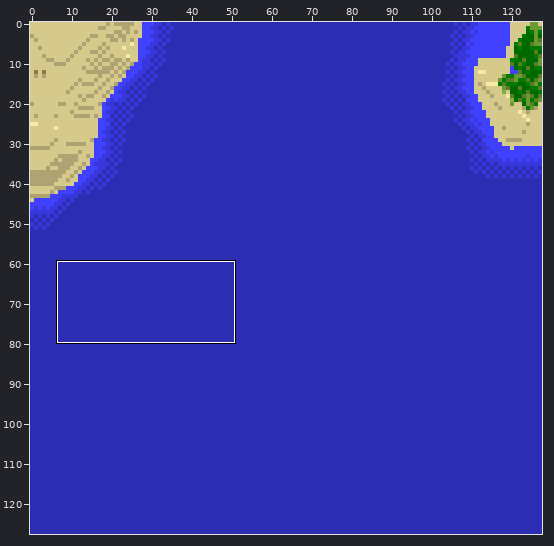
Sprite sheet: MCserver/map/img/tile.0.-7.33.png. Above: a wide view before the commit, with the close-up outlined.
Close-up. As it was:
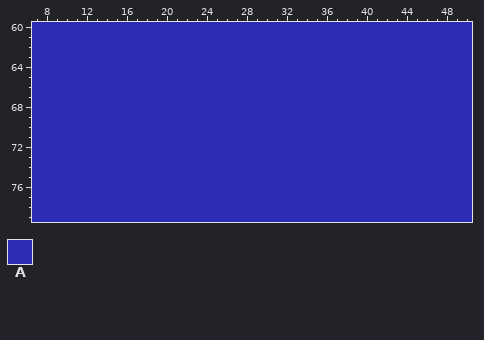
The file is 128x128 pixels. Colours within 5 levels of each other are drawn and written as one. Shown: x 7..50, y 60..79. The commit also changed other parts of the picture, which this record leaves out.
Palette (. is transparent): A #2d2db4
Pixels before, first column x 7:
60 AAAAAAAAAAAAAAAAAAAAAAAAAAAAAAAAAAAAAAAAAAAA
61 AAAAAAAAAAAAAAAAAAAAAAAAAAAAAAAAAAAAAAAAAAAA
62 AAAAAAAAAAAAAAAAAAAAAAAAAAAAAAAAAAAAAAAAAAAA
63 AAAAAAAAAAAAAAAAAAAAAAAAAAAAAAAAAAAAAAAAAAAA
64 AAAAAAAAAAAAAAAAAAAAAAAAAAAAAAAAAAAAAAAAAAAA
65 AAAAAAAAAAAAAAAAAAAAAAAAAAAAAAAAAAAAAAAAAAAA
66 AAAAAAAAAAAAAAAAAAAAAAAAAAAAAAAAAAAAAAAAAAAA
67 AAAAAAAAAAAAAAAAAAAAAAAAAAAAAAAAAAAAAAAAAAAA
68 AAAAAAAAAAAAAAAAAAAAAAAAAAAAAAAAAAAAAAAAAAAA
69 AAAAAAAAAAAAAAAAAAAAAAAAAAAAAAAAAAAAAAAAAAAA
70 AAAAAAAAAAAAAAAAAAAAAAAAAAAAAAAAAAAAAAAAAAAA
71 AAAAAAAAAAAAAAAAAAAAAAAAAAAAAAAAAAAAAAAAAAAA
72 AAAAAAAAAAAAAAAAAAAAAAAAAAAAAAAAAAAAAAAAAAAA
73 AAAAAAAAAAAAAAAAAAAAAAAAAAAAAAAAAAAAAAAAAAAA
74 AAAAAAAAAAAAAAAAAAAAAAAAAAAAAAAAAAAAAAAAAAAA
75 AAAAAAAAAAAAAAAAAAAAAAAAAAAAAAAAAAAAAAAAAAAA
76 AAAAAAAAAAAAAAAAAAAAAAAAAAAAAAAAAAAAAAAAAAAA
77 AAAAAAAAAAAAAAAAAAAAAAAAAAAAAAAAAAAAAAAAAAAA
78 AAAAAAAAAAAAAAAAAAAAAAAAAAAAAAAAAAAAAAAAAAAA
79 AAAAAAAAAAAAAAAAAAAAAAAAAAAAAAAAAAAAAAAAAAAA
Once edited:
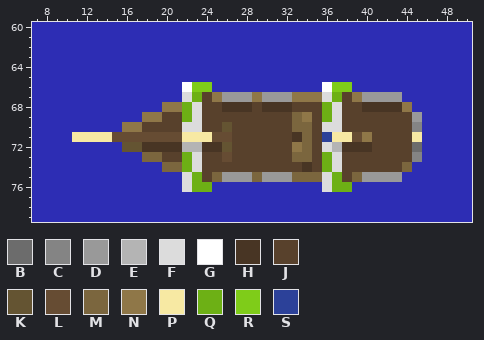
Colours new in this view: B #6c6c6c  C #848484  D #999999  E #b4b4b4  F #dcdcdc  G #ffffff  H #483524  J #58412c  K #645432  L #664c33  M #7b663e  N #8f7748  P #f7e9a3  Q #6db015  R #7fcc19  S #2c4199
Edits made:
{"y":66,"x":22,"old":"AAA","new":"GRR"}
{"y":66,"x":36,"old":"AAA","new":"GRR"}
{"y":67,"x":22,"old":"AAAAAAAAAAAAAAAAAAAAAA","new":"FQJNDDDNDDDNNNFQJNDDDD"}
{"y":68,"x":20,"old":"AAAAAAAAAAAAAAAAAAAAAAAAA","new":"NNQFJJHHHJHHHJJJQFJJHHHHN"}
{"y":69,"x":18,"old":"AAAAAAAAAAAAAAAAAAAAAAAAAAAA","new":"NNJJQFJJJJJJJJJMNJQFJJJJJJJD"}
{"y":70,"x":16,"old":"AAAAAAAAAAAAAAAAAAAAAAAAAAAAAA","new":"NNJJJJFFJJKJJJJJJMMJFFJJJJJJJC"}
{"y":71,"x":11,"old":"AAAAAAAAAAAAAAAAAAAAAAAAAAAAAAAAAAA","new":"PPPPLLLLLLLPPPLLJJJJJJHMJSPPLNJJJJP"}
{"y":72,"x":16,"old":"AAAAAAAAAAAAAAAAAAAAAAAAAAAAAA","new":"KKHHHHEEHHKJJJJJJNMJFEHHHJJJJB"}
{"y":73,"x":18,"old":"AAAAAAAAAAAAAAAAAAAAAAAAAAAA","new":"MMJJQFJJLJJJJJJMMJQFJJJJJJJC"}
{"y":74,"x":20,"old":"AAAAAAAAAAAAAAAAAAAAAAAAA","new":"MMQFJJJJJJJJJJHJQFJJJJJJM"}
{"y":75,"x":22,"old":"AAAAAAAAAAAAAAAAAAAAAA","new":"FQJMDDDMDDDMMMFQJMDDDD"}
{"y":76,"x":22,"old":"AAA","new":"FQQ"}
{"y":76,"x":36,"old":"AAA","new":"FQQ"}
{"label":"changed","picture_box":[72,82,422,192]}
